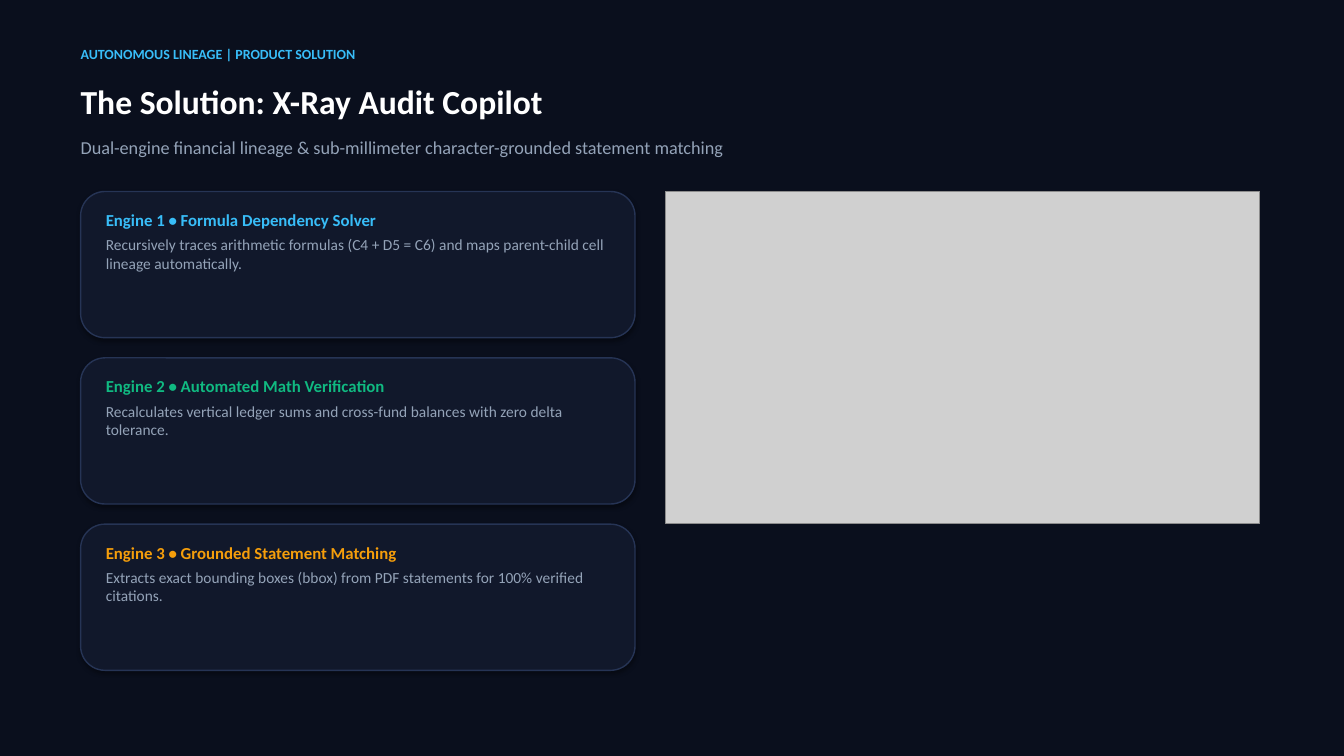
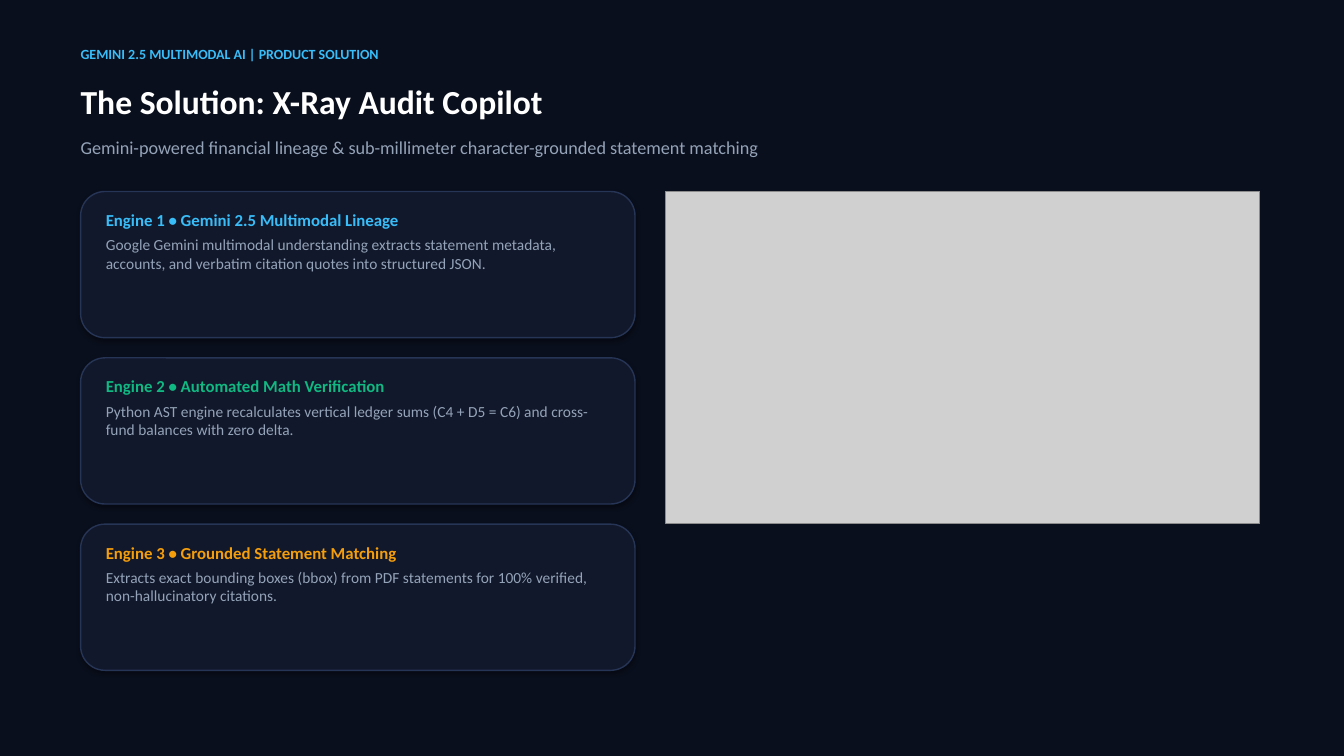
Before and after one commit to prkshverma09/audit-copilot, a slide deck: slide 2 of presentation/X-Ray_Audit_Copilot_Demo_Slides.pptx. Drawn at 1344x756 pixels with LibreOffice and Linux fonts; fonts in the diff are those of the drawing; grey boxes stand for pictures. Boxes give left, top, right and bottom in pixels: in the first picture for what was removed or moved away, otherwise in the second. Text is boxed around its words. In the diff, an @@ line names an element or a change of style, - is before the commit and + after.

Commit message:
feat(slides): prominently highlight Google Gemini 2.5 Flash & Pro across presentation deck

```diff
--- a/presentation/X-Ray_Audit_Copilot_Demo_Slides.pptx
+++ b/presentation/X-Ray_Audit_Copilot_Demo_Slides.pptx
@@ text at (x1=81, y1=50, x2=379, y2=59): text changed @@
-AUTONOMOUS LINEAGE | PRODUCT SOLUTION
+GEMINI 2.5 MULTIMODAL AI | PRODUCT SOLUTION
@@ text at (x1=81, y1=141, x2=757, y2=157): text changed @@
-Dual-engine financial lineage & sub-millimeter character-grounded statement matching
+Gemini-powered financial lineage & sub-millimeter character-grounded statement matching
@@ text at (x1=106, y1=214, x2=556, y2=272): text changed @@
-Engine 1 • Formula Dependency Solver
-Recursively traces arithmetic formulas (C4 + D5 = C6) and maps parent-child cell lineage automatically.
+Engine 1 • Gemini 2.5 Multimodal Lineage
+Google Gemini multimodal understanding extracts statement metadata, accounts, and verbatim citation quotes into structured JSON.
@@ text at (x1=106, y1=406, x2=588, y2=435): text changed @@
-Recalculates vertical ledger sums and cross-fund balances with zero delta tolerance.
+Python AST engine recalculates vertical ledger sums (C4 + D5 = C6) and cross-fund balances with zero delta.
@@ text at (x1=106, y1=572, x2=587, y2=604): text changed @@
-Extracts exact bounding boxes (bbox) from PDF statements for 100% verified citations.
+Extracts exact bounding boxes (bbox) from PDF statements for 100% verified, non-hallucinatory citations.
```
Also in this commit, not shown: 2 other slides changed, 2 other files.
